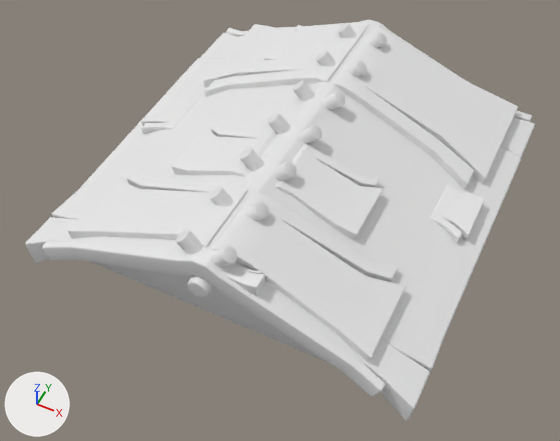
A saved change to the FBX model Assets/PackageAsset/Honda 1/Clay/SM_Clay_Roof_02.fbx.
Camera for both pictures: a camera (50 mm lens) standing at (1.2, -2.62, 4.0) and looking at (0.01, -0.25, 1.03). Lighting does not change. The marker at lower left points along +X, +Y and +Z. Where no turn or scale is listed for an object, it has been applied to the vertices.

Objects in the first picture: 'SM_Clay_Roof_02'.
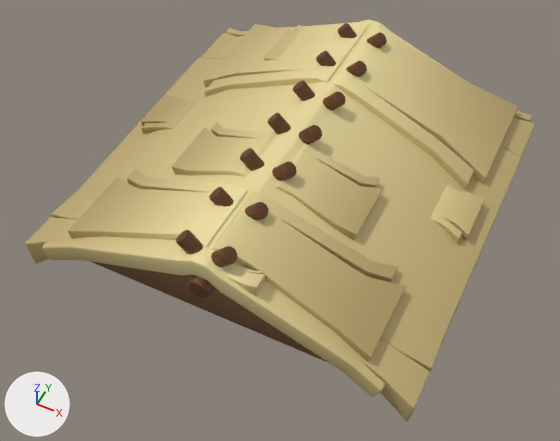
Pixel boxes [x1, y1, x2, y2] of what changed, in the pictures (560 x 441 px):
'SM_Clay_Roof_02', surface changed (white to beige)
    both: [25, 20, 535, 421]

Edits to the bpy script that builds the scene:
```text
Add img_t_all_01_png:
    img_t_all_01_png = load_image('T_All_01.png', '../T_All_01.png', 2048, 2048, 'sRGB')
Change mat_mi_clay_01:
    remove mat_mi_clay_01.base_color = (0.8, 0.8, 0.8)  # white #e7e7e7
    add mat_mi_clay_01.texture = img_t_all_01_png
```
